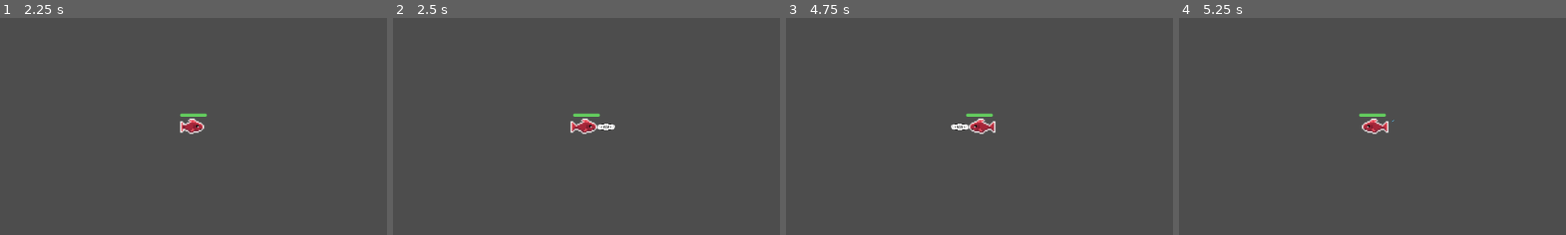
Above: before the commit, frames 1-4 (left to right).
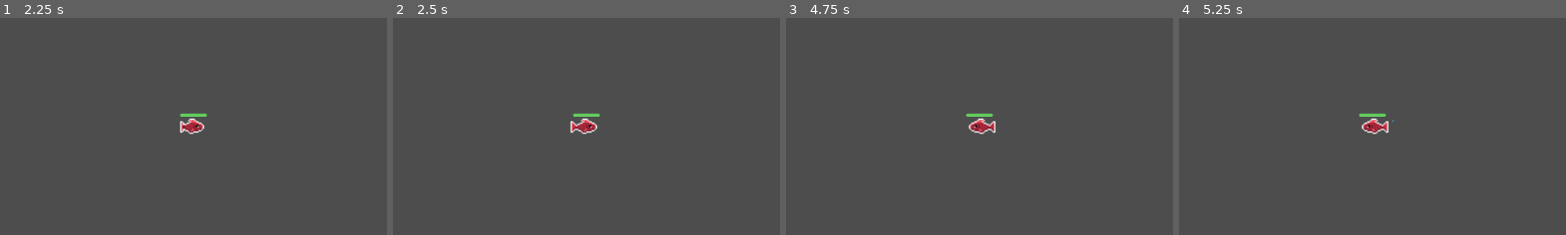
Above: after the commit, the same moments.

Repository: ScottWollbrink/Feesh-game
Game: Godot game, scene res://Scenes/main_character.tscn
Two runs of this game, one before a commit and one after it. Both use one fixed random seed, a clock stepped at 60 frames per second and the inputs below. The project has no main scene, so this scene is started directly.
Inputs:
- Up to frame 1 (2.25 s): tap Enter at 0.5, 2 s; hold D (move_right) 0.53-1.28 s; tap J (bite) at 0.6 s; tap I (dash) at 0.8, 1.35 s; tap Space (changesong) at 1.25 s; hold S (move_down) 1.28-2.03 s; tap K (tailwhip) at 1.55, 2.1 s; hold D (move_right) from 2.03 s (still down)
- Up to frame 2 (2.5 s): keep holding D (move_right); tap J (bite) at 2.3 s
- Up to frame 3 (4.75 s): release D (move_right) at 2.78 s; hold W (move_up) 2.78-3.53 s; tap J (bite) at 2.85, 4.55 s; tap I (dash) at 3.05, 4.35 s; tap Space (changesong) at 3.5, 3.6 s; hold A (move_left) from 3.53 s (still down); tap K (tailwhip) at 3.8 s; tap Enter at 4.25 s
- Up to frame 4 (5.25 s): release A (move_left) at 5.03 s; hold S (move_down) from 5.03 s (still down); tap K (tailwhip) at 5.1 s
The pictures show only the part of the screen within x 25-75%, y 25-75%; the shares and areas given below are measured in that part.

Frame 1 is identical in both runs. In frame 2, 0.1% of the frame differs, in the area x 52-58%, y 48-52%; in frame 3, 0.1%; in frame 4, nothing differs.
Error before the commit: Attempt to call function 'play' in base 'null instance' on a null instance. (res://Scripts/Player/MainCharacter.gd:51)
Error after the commit: Attempt to call function 'play' in base 'null instance' on a null instance. (res://Scripts/Player/MainCharacter.gd:52)

Commit message:
added more dashing functonality

Diff:
--- a/Scenes/eel.tscn
+++ b/Scenes/eel.tscn
@@ -3,7 +3,7 @@
 [ext_resource type="Script" path="res://Scripts/Enemy/Eel.gd" id="1_cbl6x"]
 [ext_resource type="Texture2D" uid="uid://0x0a3f447ktg" path="res://EnemySprites/5/Walk.png" id="2_hdsgf"]
 [ext_resource type="Texture2D" uid="uid://6yfvuuu2vuhh" path="res://EnemySprites/5/Hurt.png" id="3_50scb"]
-[ext_resource type="PackedScene" uid="uid://crglj4k7iooai" path="res://soft_collision.tscn" id="5_v0n05"]
+[ext_resource type="PackedScene" uid="uid://crglj4k7iooai" path="res://Scenes/soft_collision.tscn" id="4_5r2p2"]
 [ext_resource type="Script" path="res://Scenes/EelHitBox.gd" id="6_hyte5"]
 
 [sub_resource type="Animation" id="Animation_mrf1e"]
@@ -210,7 +210,7 @@
 }
 autoplay = "swimming"
 
-[node name="SoftCollision" parent="." instance=ExtResource("5_v0n05")]
+[node name="SoftCollision" parent="." instance=ExtResource("4_5r2p2")]
 
 [node name="CollisionShape2D" parent="SoftCollision" index="0"]
 rotation = 1.5708
--- a/Scenes/jelly.tscn
+++ b/Scenes/jelly.tscn
@@ -3,7 +3,7 @@
 [ext_resource type="Script" path="res://Scripts/Enemy/Jelly.gd" id="1_i0x7n"]
 [ext_resource type="Texture2D" uid="uid://cxxrt3lsf5gag" path="res://EnemySprites/1/Walk.png" id="2_1pb5n"]
 [ext_resource type="Texture2D" uid="uid://cm5tsat3c407g" path="res://EnemySprites/1/Hurt.png" id="3_2j46g"]
-[ext_resource type="PackedScene" uid="uid://crglj4k7iooai" path="res://soft_collision.tscn" id="4_rknvp"]
+[ext_resource type="PackedScene" uid="uid://crglj4k7iooai" path="res://Scenes/soft_collision.tscn" id="4_o8bkw"]
 [ext_resource type="Script" path="res://Scenes/JellyHitBox.gd" id="4_ws4rs"]
 
 [sub_resource type="Animation" id="Animation_2afxd"]
@@ -211,7 +211,7 @@
 autoplay = "swimming"
 speed_scale = 0.494
 
-[node name="SoftCollision" parent="." instance=ExtResource("4_rknvp")]
+[node name="SoftCollision" parent="." instance=ExtResource("4_o8bkw")]
 
 [node name="CollisionShape2D" parent="SoftCollision" index="0"]
 shape = SubResource("CircleShape2D_tjoak")
--- a/Scenes/main_character.tscn
+++ b/Scenes/main_character.tscn
@@ -1,11 +1,13 @@
-[gd_scene load_steps=21 format=3 uid="uid://707nifbcq1se"]
+[gd_scene load_steps=23 format=3 uid="uid://707nifbcq1se"]
 
 [ext_resource type="Script" path="res://Scripts/Player/MainCharacter.gd" id="1_r8p80"]
 [ext_resource type="Texture2D" uid="uid://dlvfmnbgjoe8s" path="res://PlayerSprites/Red.png" id="2_sh4ye"]
 [ext_resource type="PackedScene" uid="uid://34xykjf8kqp0" path="res://Scenes/bite.tscn" id="3_t7bg2"]
 [ext_resource type="Script" path="res://Scripts/Player/BiteAttack.gd" id="4_6qbqx"]
 [ext_resource type="PackedScene" uid="uid://ly5uh1u548cx" path="res://Scenes/tail_whip.tscn" id="5_4vxtw"]
-[ext_resource type="Script" path="res://Scenes/tail_whip.gd" id="6_ouaq2"]
+[ext_resource type="Script" path="res://Scripts/Player/tail_whip.gd" id="6_ouaq2"]
+[ext_resource type="PackedScene" uid="uid://dljag02njjjuc" path="res://dash.tscn" id="7_0q27w"]
+[ext_resource type="Script" path="res://dash.gd" id="8_pye0p"]
 
 [sub_resource type="AtlasTexture" id="AtlasTexture_8a3dv"]
 atlas = ExtResource("2_sh4ye")
@@ -120,14 +122,6 @@
 [node name="SlowTimer" type="Timer" parent="."]
 wait_time = 3.0
 
-[node name="dashDuration" type="Timer" parent="."]
-wait_time = 0.25
-one_shot = true
-
-[node name="dashCooldownTimer" type="Timer" parent="."]
-wait_time = 2.0
-one_shot = true
-
 [node name="PlayerHurtBox" type="Area2D" parent="."]
 scale = Vector2(1.96875, 1.875)
 collision_layer = 2
@@ -148,6 +142,7 @@
 script = ExtResource("4_6qbqx")
 
 [node name="CooldownTimer" type="Timer" parent="BiteAttack"]
+wait_time = 4.0
 one_shot = true
 
 [node name="CosmeticTimer" type="Timer" parent="BiteAttack"]
@@ -163,6 +158,17 @@
 
 [node name="TailCosmeticTimer" type="Timer" parent="TailWhipAttack"]
 wait_time = 0.5
+one_shot = true
+
+[node name="DashAttack" parent="." instance=ExtResource("7_0q27w")]
+script = ExtResource("8_pye0p")
+
+[node name="dashDuration" type="Timer" parent="DashAttack"]
+wait_time = 0.25
+one_shot = true
+
+[node name="dashCooldownTimer" type="Timer" parent="DashAttack"]
+wait_time = 2.0
 one_shot = true
 
 [node name="HealthBar" type="ProgressBar" parent="."]
@@ -206,11 +212,11 @@
 one_shot = true
 
 [connection signal="timeout" from="SlowTimer" to="." method="_on_slow_timer_timeout"]
-[connection signal="timeout" from="dashDuration" to="." method="_on_dash_duration_timeout"]
-[connection signal="timeout" from="dashCooldownTimer" to="." method="_on_dash_cooldown_timer_timeout"]
 [connection signal="area_entered" from="PlayerHurtBox" to="." method="_on_hurt_box_area_entered"]
 [connection signal="timeout" from="BiteAttack/CooldownTimer" to="." method="_on_cooldown_timeout"]
 [connection signal="timeout" from="BiteAttack/CosmeticTimer" to="." method="_on_cosmetic_timer_timeout"]
 [connection signal="timeout" from="TailWhipAttack/TailCooldowTimer" to="." method="_on_tail_cooldow_timer_timeout"]
 [connection signal="timeout" from="TailWhipAttack/TailCosmeticTimer" to="." method="_on_tail_cosmetic_timer_timeout"]
+[connection signal="timeout" from="DashAttack/dashDuration" to="." method="_on_dash_duration_timeout"]
+[connection signal="timeout" from="DashAttack/dashCooldownTimer" to="." method="_on_dash_cooldown_timer_timeout"]
 [connection signal="timeout" from="XpBar/HideXpBarTimer" to="." method="_on_hide_xp_bar_timer_timeout"]
--- a/Scenes/tail_whip.tscn
+++ b/Scenes/tail_whip.tscn
@@ -1,7 +1,6 @@
 [gd_scene load_steps=14 format=3 uid="uid://ly5uh1u548cx"]
 
-[ext_resource type="Script" path="res://TailWhip.gd" id="1_5d41j"]
-[ext_resource type="Script" path="res://TailWhipHitBox.gd" id="2_jft6o"]
+[ext_resource type="Script" path="res://Scripts/Player/TailWhip.gd" id="1_30epb"]
 [ext_resource type="Texture2D" uid="uid://dlbvwm5o548wf" path="res://VFX/PNG/10/1.png" id="2_qefr4"]
 [ext_resource type="Texture2D" uid="uid://bbpg2d5gpjwor" path="res://VFX/PNG/10/2.png" id="3_eoft2"]
 [ext_resource type="Texture2D" uid="uid://bm58tpfw5uwyj" path="res://VFX/PNG/10/3.png" id="4_gmsj4"]
@@ -10,6 +9,7 @@
 [ext_resource type="Texture2D" uid="uid://b7t38upc5g4h7" path="res://VFX/PNG/10/6.png" id="7_hemyh"]
 [ext_resource type="Texture2D" uid="uid://nxpourq5rw3d" path="res://VFX/PNG/10/7.png" id="8_u5cbb"]
 [ext_resource type="Texture2D" uid="uid://cl80cjxejui15" path="res://VFX/PNG/10/8.png" id="9_o2gge"]
+[ext_resource type="Script" path="res://Scripts/Player/TailWhipHitBox.gd" id="10_ky6o2"]
 
 [sub_resource type="SpriteFrames" id="SpriteFrames_6e1q7"]
 animations = [{
@@ -50,7 +50,7 @@
 size = Vector2(52, 32)
 
 [node name="TailWhip" type="CharacterBody2D"]
-script = ExtResource("1_5d41j")
+script = ExtResource("1_30epb")
 
 [node name="TailWhipAnimation" type="AnimatedSprite2D" parent="."]
 position = Vector2(3.43674, 2.70711)
@@ -72,7 +72,7 @@
 collision_layer = 32
 collision_mask = 4
 monitoring = false
-script = ExtResource("2_jft6o")
+script = ExtResource("10_ky6o2")
 
 [node name="CollisionShape2D" type="CollisionShape2D" parent="TailWhipHitBox"]
 light_mask = 32
--- a/Scenes/turtle.tscn
+++ b/Scenes/turtle.tscn
@@ -3,7 +3,7 @@
 [ext_resource type="Script" path="res://Scripts/Enemy/Turtle.gd" id="1_oqkum"]
 [ext_resource type="Texture2D" uid="uid://5crixqlsmnkg" path="res://EnemySprites/2/Death.png" id="3_i3yuw"]
 [ext_resource type="Texture2D" uid="uid://2ily8vdyli32" path="res://EnemySprites/2/Hurt.png" id="4_7l7aa"]
-[ext_resource type="PackedScene" uid="uid://crglj4k7iooai" path="res://soft_collision.tscn" id="6_5fril"]
+[ext_resource type="PackedScene" uid="uid://crglj4k7iooai" path="res://Scenes/soft_collision.tscn" id="5_wiiva"]
 [ext_resource type="Texture2D" uid="uid://cw8p3d8sxsfv6" path="res://EnemySprites/2/Walk.png" id="6_8meqf"]
 [ext_resource type="Script" path="res://Scripts/Enemy/TurtleHitBox.gd" id="7_ooe4b"]
 
@@ -266,7 +266,7 @@
 autoplay = "swimming"
 speed_scale = 0.495
 
-[node name="SoftCollision" parent="." instance=ExtResource("6_5fril")]
+[node name="SoftCollision" parent="." instance=ExtResource("5_wiiva")]
 
 [node name="CollisionShape2D" parent="SoftCollision" index="0"]
 rotation = 1.5708
--- a/Scripts/Global/GlobalVars.gd
+++ b/Scripts/Global/GlobalVars.gd
@@ -13,6 +13,8 @@
 var biteArmorPen = 0.4
 var tailWhipDamage = 35
 var tailWhipArmorPen = 0.6
+var dashDamage = 25
+var dashArmorPen = 0.8
 
 var turtleVelocity = 100
 var turtleHealth = 150
--- /dev/null
+++ b/Scripts/Player/DashHitBox.gd
@@ -0,0 +1,7 @@
+extends Area2D
+
+@export var damage = GlobalVars.dashDamage
+@export var armorPen = GlobalVars.dashArmorPen
+
+func _init() -> void:
+	pass
--- a/Scripts/Player/MainCharacter.gd
+++ b/Scripts/Player/MainCharacter.gd
@@ -8,10 +8,11 @@
 @onready var _cosmeticTimer = $BiteAttack/CosmeticTimer
 @onready var _bite = $BiteAttack
 @onready var _tailWhip = $TailWhipAttack
+@onready var _dash = $DashAttack
 @onready var _tailWhipCooldownTimer = $TailWhipAttack/TailCooldowTimer
 @onready var _tailWhipCosmeticTimer = $TailWhipAttack/TailCosmeticTimer
-@onready var _dashDurationTimer = $dashDuration
-@onready var _dashCoolDownTimer = $dashCooldownTimer
+@onready var _dashDurationTimer = $DashAttack/dashDuration
+@onready var _dashCoolDownTimer = $DashAttack/dashCooldownTimer
 @onready var _healthBar = $HealthBar
 @onready var _xpBar = $XpBar
 @onready var _playerXp = GlobalVars.playerXp
@@ -196,8 +197,10 @@
 		print("dashing")
 		play_goofy_sound(_mcDashSound, _mcDashSoundGoofy)
 		_playerVelocity = 1000
+		$PlayerHurtBox/CollisionShape2D.disabled = true
 		_dashDurationTimer.start()
 		_dashCoolDownTimer.start()
+		_dash.activate()
 		dashIsReady = false
 
 func _on_dash_cooldown_timer_timeout():
@@ -207,3 +210,6 @@
 
 func _on_dash_duration_timeout():
 	_playerVelocity = GlobalVars.playerVelocity
+	$PlayerHurtBox/CollisionShape2D.disabled = false
+	_dash.deactivate()
+	print(_playerDefense)
--- /dev/null
+++ b/Scripts/Player/TailWhip.gd
@@ -0,0 +1,13 @@
+extends CharacterBody2D
+
+@export var facing_left_position: Vector2 = Vector2(29, 0)
+@export var facing_right_position: Vector2 = Vector2(-29, 0)
+
+func _ready():
+	get_parent().connect("facing_direction_changed", on_player_facing_direction_changed)
+
+func on_player_facing_direction_changed(facing_right: bool):
+	if (facing_right):
+		position = facing_right_position
+	else:
+		position = facing_left_position
--- /dev/null
+++ b/dash.gd
@@ -0,0 +1,16 @@
+extends Node
+
+@onready var dashCollision = $DashHitBox/CollisionShape2D
+
+func _ready():
+	deactivate()
+
+# Function to activate the bite attack
+func activate():
+	self.visible = true
+	dashCollision.disabled = false
+
+# Function to deactivate the bite attack
+func deactivate():
+	self.visible = false
+	dashCollision.disabled = true
--- /dev/null
+++ b/dash.tscn
@@ -0,0 +1,33 @@
+[gd_scene load_steps=5 format=3 uid="uid://dljag02njjjuc"]
+
+[ext_resource type="Script" path="res://Scripts/Player/Dash.gd" id="1_6vbma"]
+[ext_resource type="Script" path="res://Scripts/Player/DashHitBox.gd" id="2_q7i25"]
+
+[sub_resource type="RectangleShape2D" id="RectangleShape2D_igmr1"]
+size = Vector2(26, 16)
+
+[sub_resource type="CapsuleShape2D" id="CapsuleShape2D_n0ls3"]
+radius = 14.0
+height = 52.0
+
+[node name="Dash" type="CharacterBody2D"]
+script = ExtResource("1_6vbma")
+
+[node name="CollisionShape2D" type="CollisionShape2D" parent="."]
+visible = false
+light_mask = 0
+visibility_layer = 0
+shape = SubResource("RectangleShape2D_igmr1")
+
+[node name="DashHitBox" type="Area2D" parent="."]
+collision_layer = 32
+collision_mask = 4
+monitoring = false
+script = ExtResource("2_q7i25")
+
+[node name="CollisionShape2D" type="CollisionShape2D" parent="DashHitBox"]
+light_mask = 32
+visibility_layer = 4
+rotation = 1.5708
+scale = Vector2(0.5, 0.5)
+shape = SubResource("CapsuleShape2D_n0ls3")
Not shown: 1 places in Scenes/soft_collision.tscn that only renumber resources
Renamed: TailWhip.gd -> Scripts/Player/Dash.gd
Renamed: TailWhipHitBox.gd -> Scripts/Player/TailWhipHitBox.gd
Renamed: Scenes/tail_whip.gd -> Scripts/Player/tail_whip.gd
